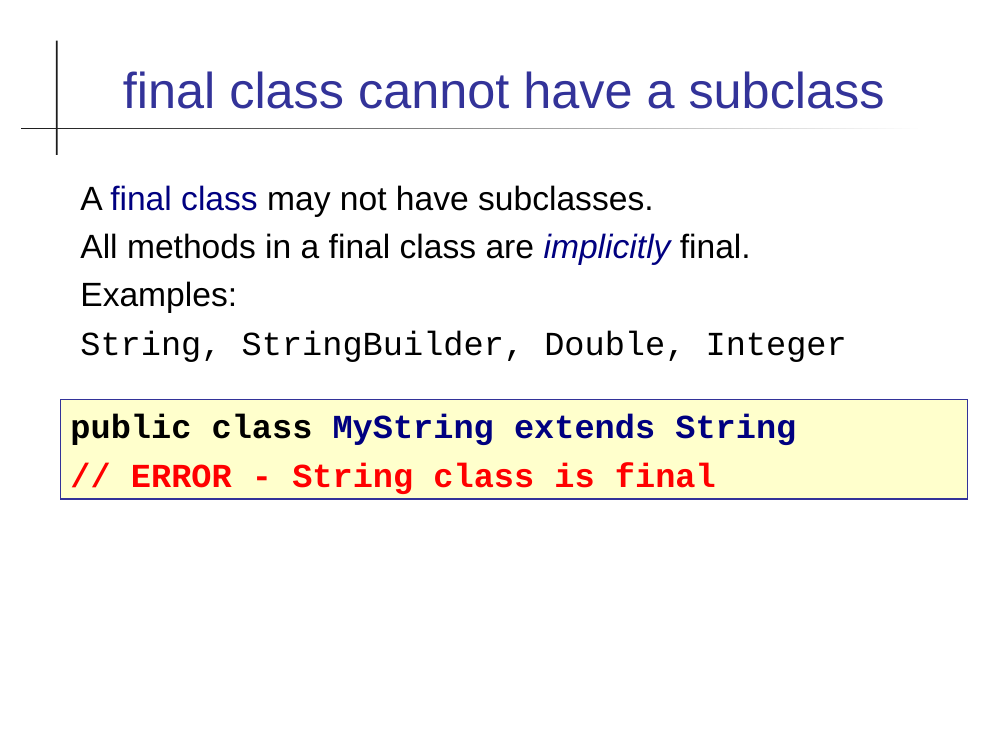
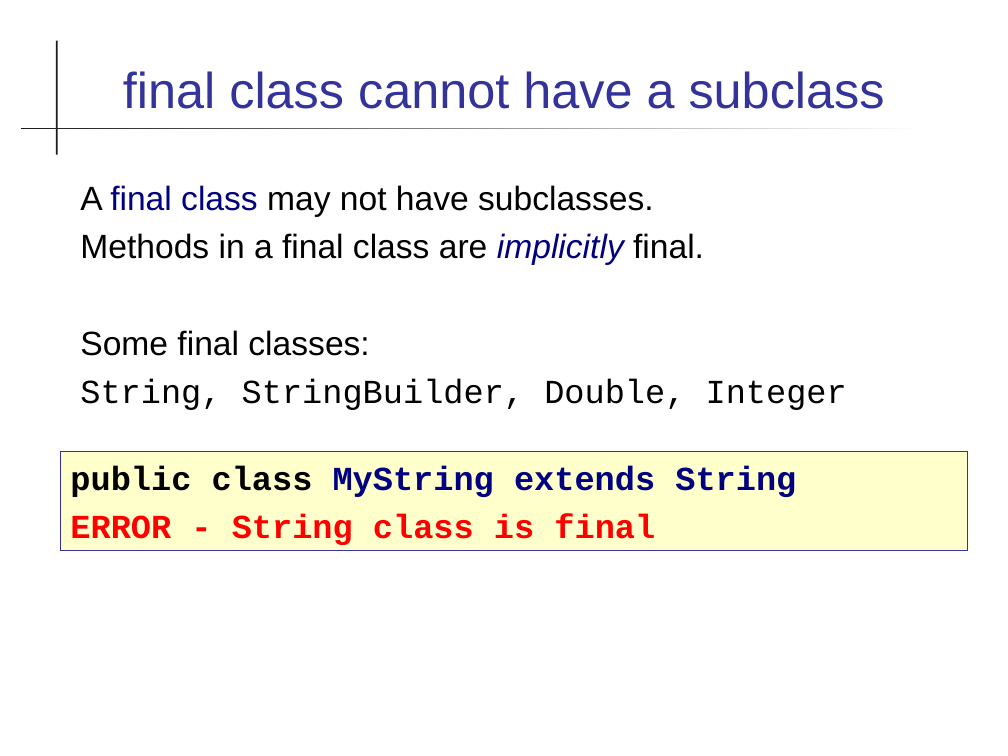
Before and after one commit to skeoop/skeoop.github.io, a slide deck: slide 11 of week5/Final-modifier.ppt. Drawn at 1008x756 pixels with LibreOffice and Linux fonts; fonts in the diff are those of the drawing. Boxes give left, top, right and bottom in pixels: in the first picture for what was removed or moved away, otherwise in the second. Text is boxed around its words. In the diff, an @@ line names an element or a change of style, - is before the commit and + after.

```diff
--- a/week5/Final-modifier.ppt
+++ b/week5/Final-modifier.ppt
@@ text at bbox=[80, 233, 704, 356]: text changed @@
-All methods in a final class are implicitly final.
-Examples:
+Methods in a final class are implicitly final.
+Some final classes:
@@ rectangle "public class MyString extends String": place and size @@
-rectangle "public class MyString extends String" at bbox=[60, 400, 968, 500]
+rectangle "public class MyString extends String" at bbox=[60, 452, 968, 551]
@@ text in rectangle at bbox=[70, 514, 655, 545]: text changed @@
-// ERROR - String class is final
+ERROR - String class is final
```
Also in this commit, not shown: 1 other slide changed, 17 other files.
